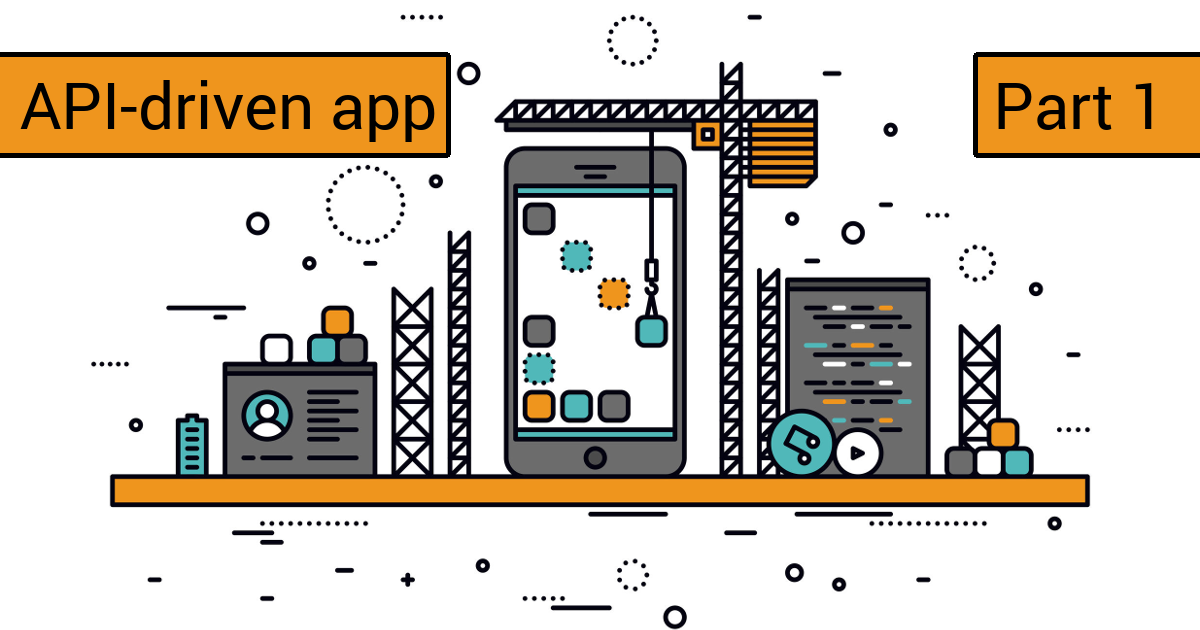
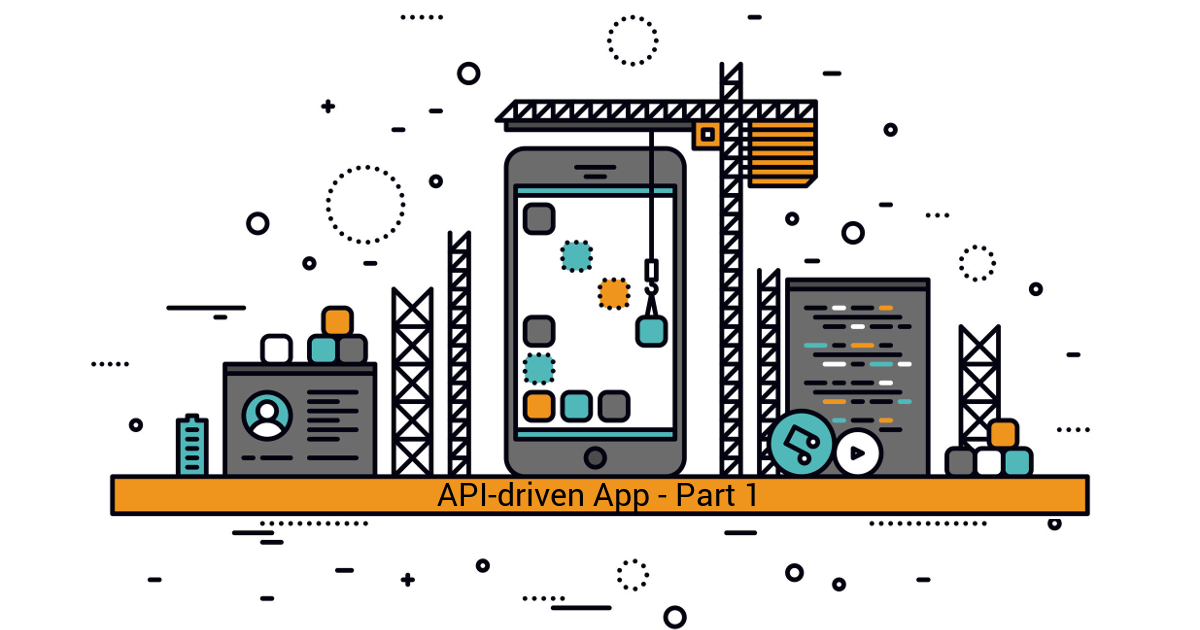
Layered file, before and after one edit (1200x630). Changes by layer:
hid "Part 1" over left=998, top=83, right=1152, bottom=130
hid "Layer #1" over left=973, top=52, right=1200, bottom=158
hid "API-driven app" over left=20, top=80, right=435, bottom=142
hid "Layer" over left=0, top=52, right=451, bottom=158
added layer "API-driven App - Part 1" above "api-first-1.png" over left=437, top=481, right=755, bottom=513
painted on "api-first-1.png" over left=109, top=499, right=1091, bottom=519
